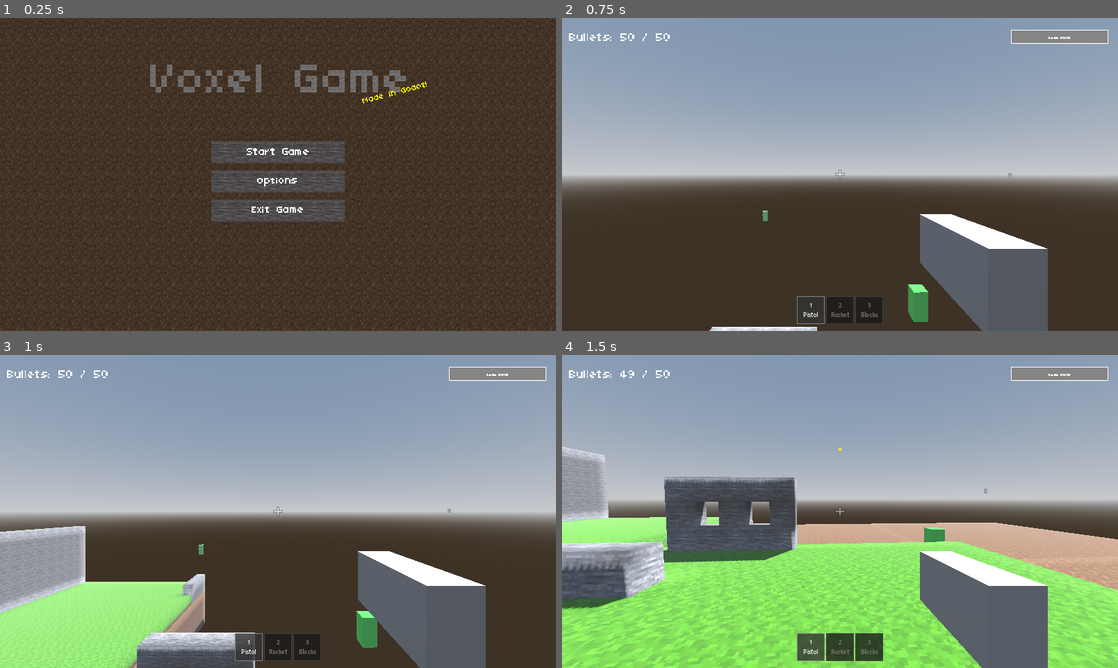
Above: before the commit, frames 1-4 (two rows, left to right).
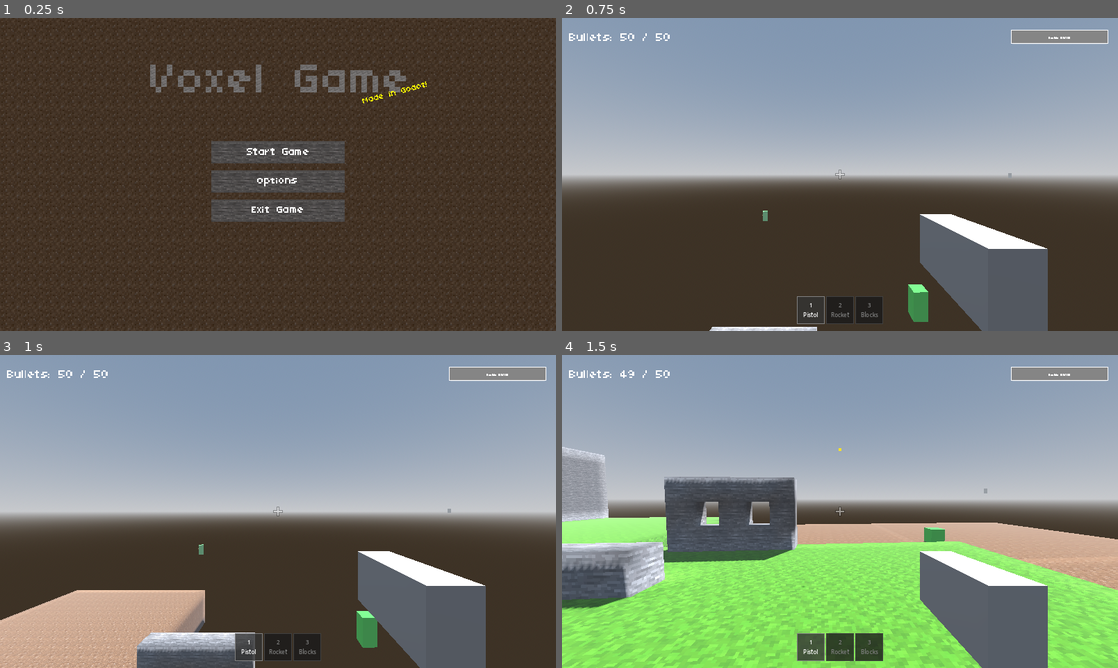
Above: after the commit, the same moments.

Repository: astuka/Warzone
Game: Godot game, scene res://menu/main/main_menu.tscn
Same seed, same stepped clock (60 frames per second), same inputs: the game is played once before the commit and once after it.
Inputs (mouse positions are in pixels of both pictures, inside the frame that each line leads up to):
- Up to frame 1 (0.25 s): no input
- Up to frame 2 (0.75 s): click "Start Game" at 0.5 s
- Up to frame 3 (1 s): no input
- Up to frame 4 (1.5 s): move the mouse to (867, 511) at 1.27 s; hold W (move_forward) from 1.28 s (still down); hold F from 1.28 s (still down); click (867, 511) at 1.35 s

Frames 1-2 are identical in both runs. In frame 3, 11% of the frame differs, in the area x 0-37%, y 54-100%; in frame 4, nothing differs.

Commit message:
AI logic updates

Diff:
--- a/enemy/enemy_spawner.gd
+++ b/enemy/enemy_spawner.gd
@@ -27,6 +27,9 @@
 @onready var voxel_world = get_tree().get_first_node_in_group("voxel_world")
 
 func _ready():
+	# Add to group so player can find it
+	add_to_group("enemy_spawner")
+
 	if not player:
 		# Try to find player in the scene
 		player = get_tree().get_first_node_in_group("Player")
--- a/menu/ingame/pause_menu.gd
+++ b/menu/ingame/pause_menu.gd
@@ -10,6 +10,7 @@
 @onready var hit_marker = $Crosshair/HitMarker
 @onready var ammo_display = $AmmoDisplay
 @onready var restock_prompt = $RestockPrompt
+@onready var npc_reset_prompt = $NPCResetPrompt
 
 
 func _ready():
@@ -110,3 +111,8 @@
 	# Show or hide the restock prompt
 	if restock_prompt:
 		restock_prompt.visible = show
+
+func show_npc_reset_prompt(show: bool):
+	# Show or hide the NPC reset prompt
+	if npc_reset_prompt:
+		npc_reset_prompt.visible = show
--- a/menu/ingame/pause_menu.tscn
+++ b/menu/ingame/pause_menu.tscn
@@ -170,6 +170,10 @@
 [node name="Options" parent="." instance=ExtResource("3")]
 layout_mode = 0
 anchors_preset = 0
+anchor_right = 0.0
+anchor_bottom = 0.0
+grow_horizontal = 1
+grow_vertical = 1
 
 [node name="HealthBar" parent="." instance=ExtResource("8")]
 anchors_preset = 0
--- a/npc/npc.gd
+++ b/npc/npc.gd
@@ -41,14 +41,7 @@
 var roam_range: float = 15.0  # Maximum distance to roam from spawn position
 var spawn_position: Vector3 = Vector3.ZERO  # Remember where NPC spawned
 
-# Stuck detection and avoidance (only used when restocking)
-var last_position: Vector3 = Vector3.ZERO  # Track position for stuck detection
-var stuck_timer: float = 0.0  # How long we've been stuck
-var stuck_threshold: float = 1.0  # Seconds before considered stuck (increased to be less sensitive)
-var unstuck_direction: Vector3 = Vector3.ZERO  # Direction to move when unstuck
-var unstuck_timer: float = 0.0  # Timer for unstuck movement
-var unstuck_duration: float = 1.5  # How long to move in unstuck direction
-var is_unstucking: bool = false  # Whether we're currently trying to get unstuck
+# Jump cooldown for restocking
 var jump_cooldown: float = 0.0  # Cooldown to prevent constant jumping
 
 # Crowding avoidance
@@ -116,9 +109,6 @@
 
 	# Initialize roaming - set spawn position and pick first roam target
 	call_deferred("_initialize_roaming")
-
-	# Initialize last position for stuck detection
-	last_position = global_position
 
 func _initialize_weapons():
 	# Create pistol and rocket launcher
@@ -165,33 +155,39 @@
 	# Reset roam timer
 	roam_timer = 0.0
 
-func _move_towards_roam_target(delta):
+func _handle_roaming(delta):
+	# Priority 4: Roaming around to find enemies
+
 	# If spawn position wasn't set yet, set it now
 	if spawn_position == Vector3.ZERO:
 		spawn_position = global_position
 
-	if roam_target_position == Vector3.ZERO:
+	# Update roam timer
+	roam_timer += delta
+
+	# Pick a new roam target periodically or if we don't have one
+	if roam_timer >= roam_interval or roam_target_position == Vector3.ZERO:
 		_pick_new_roam_target()
-		return
-
+		roam_timer = 0.0
+
+	# Move towards roam target
 	var direction = (roam_target_position - global_position)
-	direction.y = 0  # Don't move vertically
+	direction.y = 0
 	var distance = direction.length()
 
-	# If we've reached the roam target (or are close enough), pick a new one
+	# If we've reached the roam target, pick a new one
 	if distance < 2.0:
 		_pick_new_roam_target()
 		return
 
 	direction = direction.normalized()
 
-	# Move towards roam target at a slower speed than combat movement
-	velocity.x = direction.x * MOVE_SPEED * 0.6  # 60% of combat speed
+	# Move towards roam target at slower speed
+	velocity.x = direction.x * MOVE_SPEED * 0.6
 	velocity.z = direction.z * MOVE_SPEED * 0.6
 
 	# Face the direction we're moving
-	if direction.length() > 0:
-		look_at(global_position + direction, Vector3.UP)
+	look_at(global_position + direction, Vector3.UP)
 
 func _physics_process(delta):
 	# Don't do anything if game is paused
@@ -210,61 +206,37 @@
 		if velocity.y < 0:
 			velocity.y = 0
 
-	# Check if NPC needs to restock (out of ammo for current weapon)
+	# PRIORITY 1: Restocking if ammo == 0
 	_check_restock_needed()
-
-	# If NPC needs to restock, prioritize going to restocking station
 	if needs_restock:
-		# Check if stuck (only when restocking)
-		_check_stuck(delta)
-
-		# If we're trying to get unstuck, use unstuck logic
-		if is_unstucking:
-			_handle_unstuck(delta)
-		else:
-			_move_towards_restocking_station(delta)
-			# Check if we should jump over obstacles when moving to restock
-			if is_on_floor() and jump_cooldown <= 0:
-				_check_and_jump_restocking()
-
-		# Check if we've reached the station
-		if RestockingStation.is_near_station(global_position, 2.0):
-			RestockingStation.restock_entity(self)
-			needs_restock = false
-			restocking_station_target = Vector3.ZERO
-			# Reset unstuck state
-			is_unstucking = false
-			stuck_timer = 0.0
-	else:
-		# Reset unstuck state when not restocking
-		is_unstucking = false
-		stuck_timer = 0.0
-		unstuck_timer = 0.0
-		unstuck_direction = Vector3.ZERO
-
-		# AI: Find and chase target
-		_find_target()
-
-		# Move towards target
-		if target and is_instance_valid(target):
-			_move_towards_target(delta)
-			_face_target()
-			_try_attack()
-		else:
-			# No target, roam around
-			roam_timer += delta
-			# Pick a new roam target periodically
-			if roam_timer >= roam_interval:
-				_pick_new_roam_target()
-			_move_towards_roam_target(delta)
-
-	# Apply crowding avoidance (repel from nearby NPCs)
+		# Reset velocity first to ensure clean state
+		velocity.x = 0
+		velocity.z = 0
+
+		_handle_restocking(delta)
+
+		# Apply minimal crowding avoidance during restocking (don't let it override direction)
+		_apply_crowding_avoidance_restocking(delta)
+
+		move_and_slide()
+		return
+
+	# PRIORITY 2: Find and shoot enemies
+	_find_target()
+	if target and is_instance_valid(target):
+		_handle_combat(delta)
+		# Apply crowding avoidance
+		_apply_crowding_avoidance(delta)
+		move_and_slide()
+		return
+
+	# PRIORITY 3: Roaming (no enemies found)
+	_handle_roaming(delta)
+
+	# Apply crowding avoidance
 	_apply_crowding_avoidance(delta)
 
 	move_and_slide()
-
-	# Update last position for stuck detection
-	last_position = global_position
 
 func _find_target():
 	# Find closest enemy based on NPC type
@@ -305,7 +277,7 @@
 
 	target = closest_target
 
-func _count_blocks_in_direction(position: Vector3, direction: Vector3, max_distance: float = 5.0) -> int:
+func _count_blocks_in_direction(check_position: Vector3, direction: Vector3, max_distance: float = 5.0) -> int:
 	# Count how many blocks are in front of a position in a given direction
 	# Returns the number of blocks found
 	if not voxel_world:
@@ -316,7 +288,7 @@
 	var max_checks = int(max_distance / check_distance)
 
 	# Start checking from slightly in front of the position (eye level)
-	var start_pos = position + Vector3(0, 1.5, 0)  # Eye level
+	var start_pos = check_position + Vector3(0, 1.5, 0)  # Eye level
 	var normalized_dir = direction.normalized()
 
 	for i in range(1, max_checks + 1):
@@ -408,49 +380,63 @@
 
 	return best_position
 
-func _move_towards_target(delta):
+func _handle_combat(_delta):
+	# Priority 2: Find and shoot enemies
+	# Priority 3: Find cover (1 block, facing enemy)
+
 	if not target or not is_instance_valid(target):
 		return
 
 	var direction = (target.global_position - global_position)
-	direction.y = 0  # Don't move vertically
+	direction.y = 0
 	var distance = direction.length()
 
-	# Stop moving if we're within attack range
+	# Face the target
+	_face_target()
+
+	# If within attack range, try to find cover and shoot
 	if distance <= attack_range:
-		# Check if current position has good cover
+		# Priority 3: Find cover (1 block, facing enemy)
 		var dir_to_target = direction.normalized()
 		var blocks_in_view = _count_blocks_in_direction(global_position, dir_to_target, 5.0)
 
-		# If view is blocked (3+ blocks), try to find a better position
+		# If we have good cover (1 block) or clear view (0 blocks), stay and shoot
+		if blocks_in_view <= 1:
+			velocity.x = 0
+			velocity.z = 0
+			_try_attack()
+			return
+
+		# If view is blocked (3+ blocks), try to find better position with cover
 		if blocks_in_view >= 3:
 			var better_pos = _find_better_position_towards_target(target.global_position)
 			var move_dir = (better_pos - global_position)
 			move_dir.y = 0
-			if move_dir.length() > 1.0:  # Only move if there's a significant difference
+			if move_dir.length() > 1.0:
 				move_dir = move_dir.normalized()
 				velocity.x = move_dir.x * MOVE_SPEED
 				velocity.z = move_dir.z * MOVE_SPEED
 				return
 
+		# Otherwise, stay and shoot
 		velocity.x = 0
 		velocity.z = 0
-		return
-
+		_try_attack()
+		return
+
+	# Move towards target, trying to find cover along the way
 	direction = direction.normalized()
-
-	# Try to find a better position with cover
 	var preferred_position = _find_better_position_towards_target(target.global_position)
 	var move_direction = (preferred_position - global_position)
 	move_direction.y = 0
 
-	# If the preferred position is significantly different, use it
+	# Move towards preferred position (which considers cover)
 	if move_direction.length() > 1.0:
 		move_direction = move_direction.normalized()
 		velocity.x = move_direction.x * MOVE_SPEED
 		velocity.z = move_direction.z * MOVE_SPEED
 	else:
-		# Otherwise, move directly towards target
+		# Move directly towards target
 		velocity.x = direction.x * MOVE_SPEED
 		velocity.z = direction.z * MOVE_SPEED
 
@@ -617,98 +603,100 @@
 		# Has ammo, no need to restock
 		needs_restock = false
 
-func _move_towards_restocking_station(delta):
+func _handle_restocking(delta):
+	# Priority 1: Go to restocking station if ammo == 0
+	# Automatically jump at intervals to avoid getting stuck
+	# IMPORTANT: This completely overrides roaming - clear roam state
+
+	# Clear any roaming state to prevent interference
+	roam_target_position = Vector3.ZERO
+	roam_timer = 0.0
+
+	# Get restocking station target
 	if restocking_station_target == Vector3.ZERO:
 		restocking_station_target = RestockingStation.get_nearest_station_center(global_position)
 
-	var direction = (restocking_station_target - global_position)
-	direction.y = 0  # Don't move vertically
-	var distance = direction.length()
-
-	# If we've reached the station (or are close enough), stop
-	if distance < 2.0:
+	# Check if we've reached the station (use more lenient distance check)
+	# Check both the station blocks and the center position for better reliability
+	var near_station = RestockingStation.is_near_station(global_position, 4.0)  # Increased from 2.0 to 4.0
+
+	# Also check distance to station center as fallback
+	if not near_station and restocking_station_target != Vector3.ZERO:
+		var distance_to_center = global_position.distance_to(restocking_station_target)
+		if distance_to_center <= 4.0:  # Within 4 units of center
+			near_station = true
+
+	if near_station:
+		RestockingStation.restock_entity(self)
+		needs_restock = false
+		restocking_station_target = Vector3.ZERO
+		# Reset velocity to ensure clean state
 		velocity.x = 0
 		velocity.z = 0
 		return
 
+	# Move towards restocking station
+	var direction = (restocking_station_target - global_position)
+	direction.y = 0
+	var distance = direction.length()
+
+	# Stop moving if we're close enough (within 4 units)
+	if distance < 4.0:
+		velocity.x = 0
+		velocity.z = 0
+		# Still check if we can restock (might be close enough now)
+		return
+
 	direction = direction.normalized()
 
-	# Move towards restocking station
+	# Move towards station at FULL speed (not slowed by roaming)
 	velocity.x = direction.x * MOVE_SPEED
 	velocity.z = direction.z * MOVE_SPEED
 
 	# Face the direction we're moving
-	if direction.length() > 0:
-		look_at(global_position + direction, Vector3.UP)
-
-func _check_and_jump_restocking():
-	# Check if there's an obstacle ahead that we should jump over (only when restocking)
-	if not is_on_floor() or jump_cooldown > 0:
-		return
-
-	# Get forward direction (where we're trying to move)
-	var forward_dir = Vector3.ZERO
-	if abs(velocity.x) > 0.1 or abs(velocity.z) > 0.1:
-		forward_dir = Vector3(velocity.x, 0, velocity.z).normalized()
-	else:
-		return  # Not moving, don't jump
-
-	# Check if there's a block in front that we should jump over
-	if voxel_world:
-		# Check at knee level (for low obstacles like fences)
-		var check_pos = global_position + Vector3(0, 0.5, 0) + forward_dir * 0.6
-		var block_pos = Vector3i(check_pos.floor())
-		var block_id = voxel_world.get_block_global_position(block_pos)
-
-		# If there's a block in front, jump
-		if block_id != 0:
+	look_at(global_position + direction, Vector3.UP)
+
+	# Automatically jump at intervals to avoid getting stuck
+	if is_on_floor() and jump_cooldown <= 0:
+		# Jump periodically (every 1 second) when moving to restock
+		if not has_meta("last_restock_jump_time"):
+			set_meta("last_restock_jump_time", 0.0)
+
+		var time_since_last_jump = get_meta("last_restock_jump_time")
+		if time_since_last_jump >= 1.0:
 			velocity.y = JUMP_VELOCITY
-			jump_cooldown = 0.5  # Prevent jumping again for 0.5 seconds
-			return
-
-func _check_stuck(delta):
-	# Check if NPC is stuck (only called when restocking)
-	# Only check if we're actually trying to move (have a target destination)
-	if restocking_station_target == Vector3.ZERO:
-		stuck_timer = 0.0
-		return
-
-	var horizontal_velocity = Vector2(velocity.x, velocity.z).length()
-	var position_change = Vector2(global_position.x - last_position.x, global_position.z - last_position.z).length()
-
-	# If we're trying to move (velocity > threshold) but not actually moving (position change < threshold), we might be stuck
-	# Use a more lenient threshold for position change to avoid false positives
-	if horizontal_velocity > 0.5 and position_change < 0.05:
-		stuck_timer += delta
-	else:
-		# Reset stuck timer if we're moving
-		stuck_timer = 0.0
-		unstuck_timer = 0.0
-		is_unstucking = false
-		unstuck_direction = Vector3.ZERO
-
-	# If stuck for too long, mark as unstucking
-	if stuck_timer >= stuck_threshold:
-		is_unstucking = true
-
-func _handle_unstuck(delta):
-	# Try to get unstuck by jumping (good for fences, craters)
-	# Continue moving towards restocking station, just add jumping
-	unstuck_timer += delta
-
-	# Try jumping periodically to get over obstacles
-	if is_on_floor() and unstuck_timer >= 0.5 and jump_cooldown <= 0:
-		velocity.y = JUMP_VELOCITY
-		jump_cooldown = 0.5  # Prevent jumping again for 0.5 seconds
-		unstuck_timer = 0.0  # Reset timer for next jump attempt
-
-	# Continue normal movement towards restocking station
-	_move_towards_restocking_station(delta)
-
-	# Reset stuck state if we've been trying for a while (might have gotten unstuck)
-	if unstuck_timer >= unstuck_duration:
-		stuck_timer = 0.0
-		is_unstucking = false
+			jump_cooldown = 0.5
+			set_meta("last_restock_jump_time", 0.0)
+		else:
+			set_meta("last_restock_jump_time", time_since_last_jump + delta)
+
+
+func _apply_crowding_avoidance_restocking(delta):
+	# Minimal crowding avoidance during restocking - don't override movement direction
+	# Only apply very light repulsion to prevent complete overlap
+	var all_npcs = get_tree().get_nodes_in_group("npcs")
+	var repel_force = Vector3.ZERO
+
+	for npc in all_npcs:
+		if npc == self or not is_instance_valid(npc):
+			continue
+
+		# Only avoid NPCs of the same type
+		if npc is NPC and (npc as NPC).npc_type == npc_type:
+			var distance = global_position.distance_to(npc.global_position)
+
+			# Only apply very light repulsion if extremely close (within 1 unit)
+			if distance < 1.0 and distance > 0.1:
+				var direction_away = (global_position - npc.global_position).normalized()
+				var strength = 1.0  # Very light repulsion
+				repel_force += direction_away * strength
+
+	# Apply minimal repel force (much weaker than normal)
+	if repel_force.length() > 0.1:
+		repel_force.y = 0
+		# Only apply a very small adjustment, don't override main movement
+		velocity.x += repel_force.x * delta * 0.5  # Much weaker than normal
+		velocity.z += repel_force.z * delta * 0.5
 
 func _apply_crowding_avoidance(delta):
 	# Repel from nearby NPCs of the same type to avoid crowding
--- a/player/player.gd
+++ b/player/player.gd
@@ -167,16 +167,38 @@
 
 	# Check if near a restocking station
 	near_restocking_station = RestockingStation.is_near_station(global_position, 2.5)
-	if pause_menu and pause_menu.has_method("show_restock_prompt"):
-		pause_menu.show_restock_prompt(near_restocking_station)
+
+	# Check if near a friendly NPC to reset
+	var nearby_ally = _get_nearby_friendly_npc()
+	var near_friendly_npc = nearby_ally != null
+
+	# Show appropriate prompts
+	if pause_menu:
+		if pause_menu.has_method("show_restock_prompt"):
+			# Only show restock prompt if not near NPC (NPC reset takes priority)
+			pause_menu.show_restock_prompt(near_restocking_station and not near_friendly_npc)
+		if pause_menu.has_method("show_npc_reset_prompt"):
+			pause_menu.show_npc_reset_prompt(near_friendly_npc)
 
 	# Update ammo display periodically to ensure it stays current
 	_update_ammo_display()
 
-	# Check for restocking station interaction (E key) - priority over lean
-	var e_key_pressed = Input.is_key_pressed(KEY_E)
-	if e_key_pressed:
-		# Check if near a restocking station
+	# Check for interactions (F key) - priority over lean
+	var f_key_pressed = Input.is_key_pressed(KEY_F)
+	var f_key_just_pressed = Input.is_action_just_pressed(&"interact") or (f_key_pressed and not has_meta("f_key_was_pressed"))
+
+	if f_key_pressed:
+		# First check if near a friendly NPC to reset (temporary solution for stuck NPCs)
+		# Only reset on just_pressed to avoid multiple resets
+		if f_key_just_pressed and near_friendly_npc:
+			_reset_npc(nearby_ally)
+			# Don't lean if interacting
+			target_lean = 0.0
+			set_meta("f_key_was_pressed", true)
+			# Skip rest of F key logic
+			return
+
+		# Check if near a restocking station (works with held key)
 		if near_restocking_station:
 			RestockingStation.restock_entity(self)
 			# Update ammo display after restocking
@@ -184,6 +206,7 @@
 				pause_menu.update_ammo_display(current_weapon_index, bullets, rockets, blocks)
 			# Don't lean if interacting
 			target_lean = 0.0
+			set_meta("f_key_was_pressed", true)
 		else:
 			# Normal lean behavior
 			var lean_left_pressed = Input.is_action_pressed(&"lean_left")
@@ -194,8 +217,13 @@
 				target_lean = -1.0  # Negative for right lean (roll left)
 			else:
 				target_lean = 0.0
+			set_meta("f_key_was_pressed", true)
 	else:
-		# Normal lean behavior when E is not pressed
+		# F key not pressed - clear the flag
+		if has_meta("f_key_was_pressed"):
+			remove_meta("f_key_was_pressed")
+
+		# Normal lean behavior when F is not pressed
 		var lean_left_pressed = Input.is_action_pressed(&"lean_left")
 		var lean_right_pressed = Input.is_action_pressed(&"lean_right")
 		if lean_left_pressed and not lean_right_pressed:
@@ -480,3 +508,52 @@
 	map_camera.global_position = Vector3(0, 100, 0)
 	# Set rotation to look straight down (90 degrees on X axis)
 	map_camera.rotation_degrees = Vector3(-90, 0, 0)
+
+func _get_nearby_friendly_npc() -> NPC:
+	# Check if player is near a friendly NPC (within 3 units)
+	var all_npcs = get_tree().get_nodes_in_group("npcs")
+	var closest_ally: NPC = null
+	var closest_distance: float = 3.0  # Interaction range
+
+	for npc in all_npcs:
+		if not is_instance_valid(npc) or not npc is NPC:
+			continue
+
+		# Only check allies (friendly NPCs)
+		if (npc as NPC).npc_type == NPC.NPCType.ALLY:
+			var distance = global_position.distance_to(npc.global_position)
+			if distance < closest_distance:
+				closest_distance = distance
+				closest_ally = npc as NPC
+
+	return closest_ally
+
+func _reset_npc(npc: NPC):
+	# Reset a stuck NPC by deleting it and respawning a new one
+	if not npc or not is_instance_valid(npc):
+		return
+
+	# Get the spawner
+	var spawner = get_tree().get_first_node_in_group("enemy_spawner")
+	if not spawner:
+		# Try alternative ways to find spawner
+		spawner = get_tree().current_scene.get_node_or_null("EnemySpawner")
+
+	if spawner and spawner is EnemySpawner:
+		# Store NPC type before deleting
+		var npc_type = npc.npc_type
+
+		# Remove from spawner's arrays
+		if npc_type == NPC.NPCType.ALLY:
+			(spawner as EnemySpawner).allies.erase(npc)
+		else:
+			(spawner as EnemySpawner).enemies.erase(npc)
+
+		# Delete the NPC
+		npc.queue_free()
+
+		# Spawn a new one of the same type
+		if npc_type == NPC.NPCType.ALLY:
+			(spawner as EnemySpawner).spawn_ally()
+		else:
+			(spawner as EnemySpawner).spawn_enemy()
--- a/world/restocking_station.gd
+++ b/world/restocking_station.gd
@@ -41,6 +41,7 @@
 
 static func is_near_station(position: Vector3, distance_threshold: float = 2.0) -> bool:
 	# Check if position is near any restocking station that still exists
+	# Use horizontal distance (ignore Y) for more lenient checking
 	var pos_v3i = Vector3i(position.floor())
 	var voxel_world = Engine.get_main_loop().current_scene.get_node_or_null("VoxelWorld")
 	if not voxel_world:
@@ -50,7 +51,18 @@
 		# Check if station block still exists (not destroyed)
 		var block_id = voxel_world.get_block_global_position(station_pos)
 		if block_id != 0:  # Block exists (not air)
-			if Vector3(pos_v3i).distance_to(Vector3(station_pos)) <= distance_threshold:
+			# Calculate horizontal distance (ignore Y coordinate differences)
+			var pos_horizontal = Vector2(pos_v3i.x, pos_v3i.z)
+			var station_horizontal = Vector2(station_pos.x, station_pos.z)
+			var horizontal_distance = pos_horizontal.distance_to(station_horizontal)
+
+			# Also check full 3D distance as fallback (in case Y is close)
+			var full_distance = Vector3(pos_v3i).distance_to(Vector3(station_pos))
+
+			# Use the smaller of the two distances (more lenient)
+			var effective_distance = min(horizontal_distance, full_distance)
+
+			if effective_distance <= distance_threshold:
 				return true
 	return false
 
